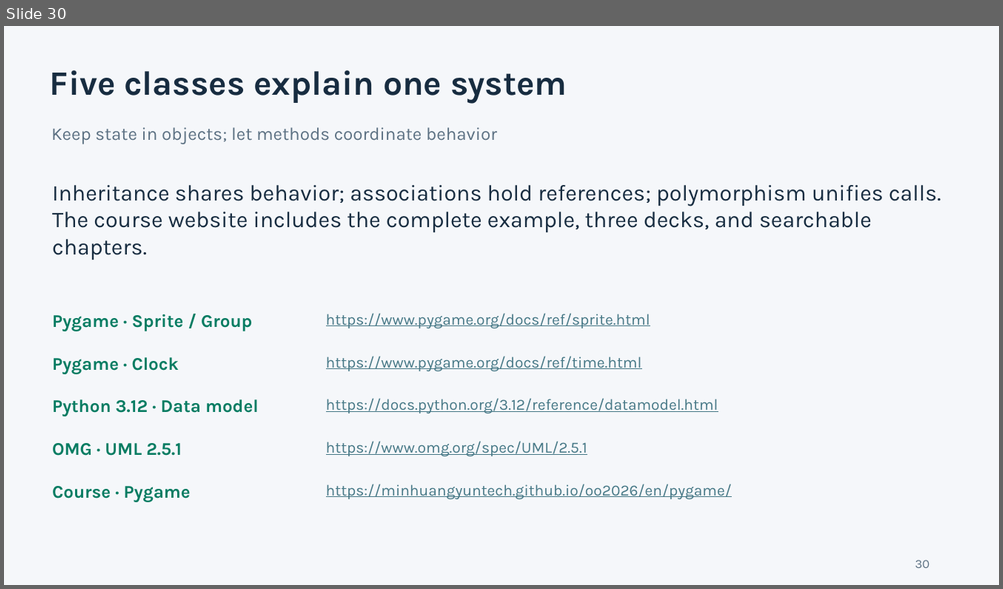
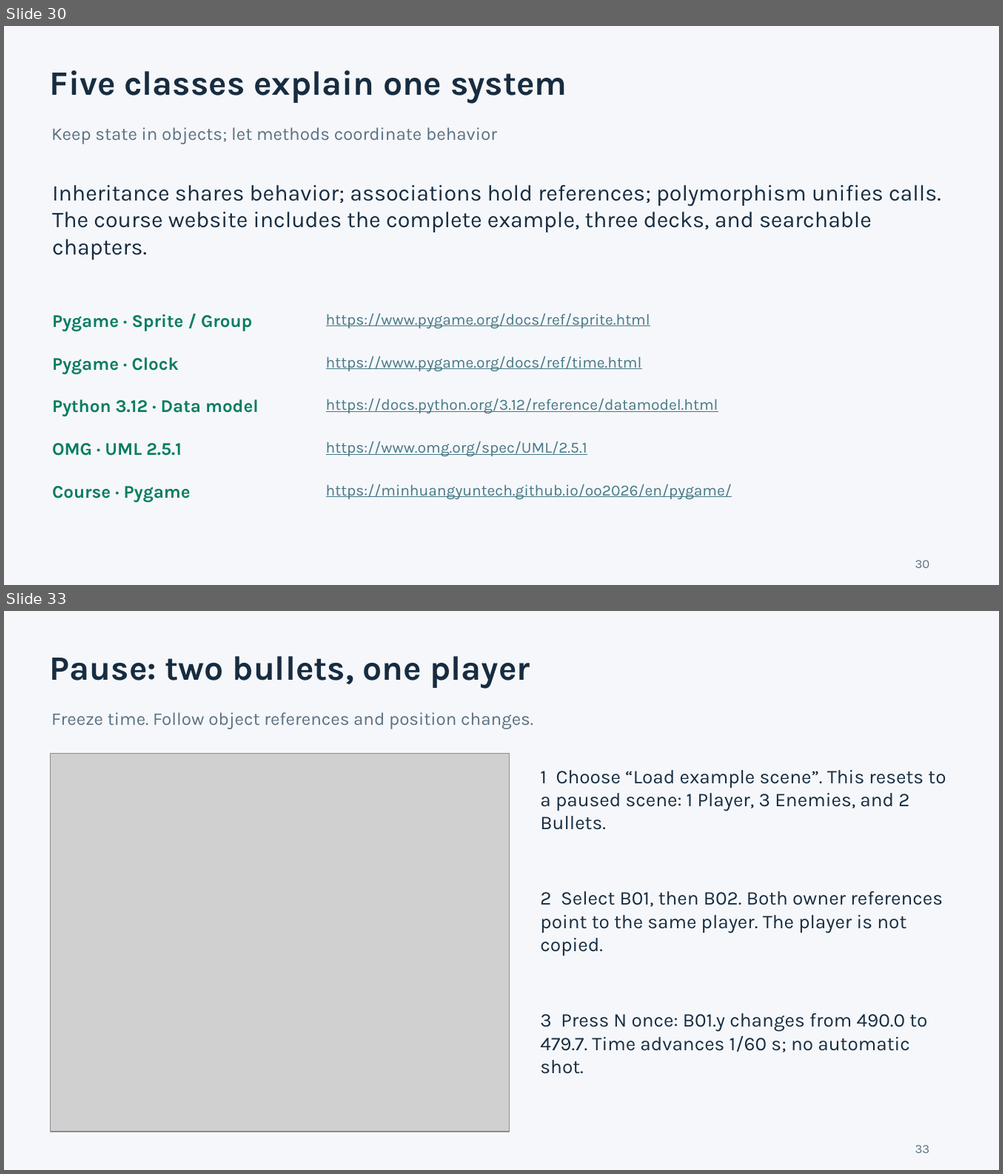
Before and after one commit to minhuangyuntech/oo2026, a slide deck: public/materials/pygame-en.pptx. Shown one above the other, each under a label of ours: slide 30 before the commit, slides 30 and 33 after it; the slides between them are not shown. The pictures are 1003x589 and 1003x1174 pixels, drawn with LibreOffice and Linux fonts; fonts in the diff are those of the drawing; grey boxes stand for pictures. Boxes give left, top, right and bottom in pixels: in the first picture for what was removed or moved away, otherwise in the second. Text is boxed around its words. In the diff, an @@ line names an element or a change of style, - is before the commit and + after.

Commit message:
Add browser controls and inspection examples to trilingual Pygame lessons

```diff
--- a/public/materials/pygame-en.pptx
+++ b/public/materials/pygame-en.pptx
@@ slide 33 added at (x1=4, y1=611, x2=999, y2=1170), background #F5F7FA @@
@@ text added at (x1=50, y1=656, x2=530, y2=688), 33 pt, text #172C40, bold @@
+Pause: two bullets, one player
@@ text added at (x1=51, y1=712, x2=533, y2=729), 17.2 pt, text #5B7082 @@
+Freeze time. Follow object references and position changes.
@@ picture added at (x1=51, y1=754, x2=509, y2=1132) @@
@@ text added at (x1=540, y1=770, x2=945, y2=830), 18.8 pt, text #172C40 @@
+1 Choose “Load example scene”. This resets to a paused scene: 1 Player, 3 Enemies, and 2 Bullets.
@@ text added at (x1=540, y1=891, x2=942, y2=956), 18.8 pt, text #172C40 @@
+2 Select B01, then B02. Both owner references point to the same player. The player is not copied.
@@ text added at (x1=540, y1=1014, x2=927, y2=1074), 18.8 pt, text #172C40 @@
+3 Press N once: B01.y changes from 490.0 to 479.7. Time advances 1/60 s; no automatic shot.
@@ text added at (x1=915, y1=1145, x2=930, y2=1153), 12 pt, text #5B7082 @@
+33
```
Also in this commit, not shown: 2 other slides added, 14 other files.
